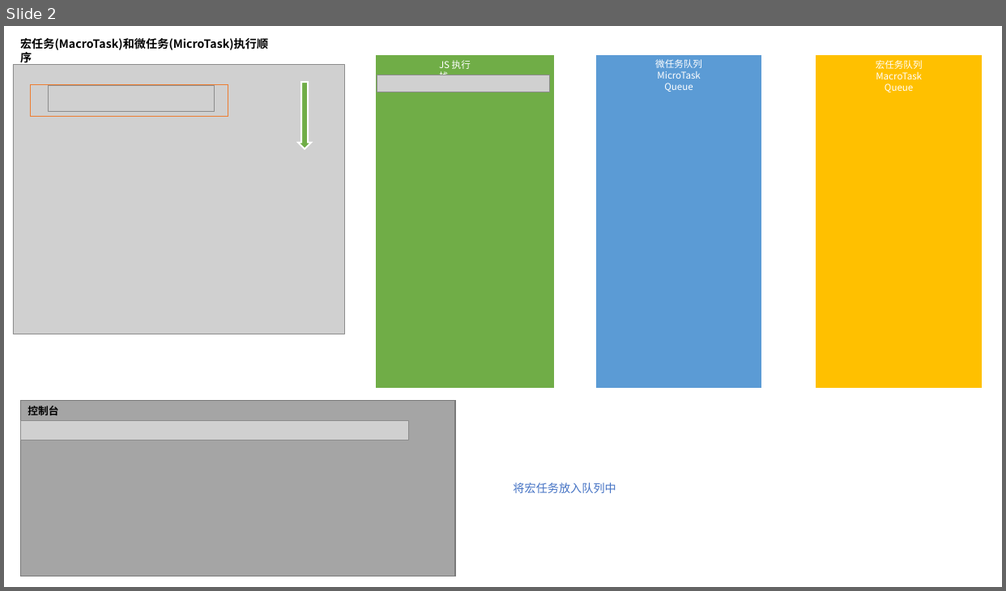
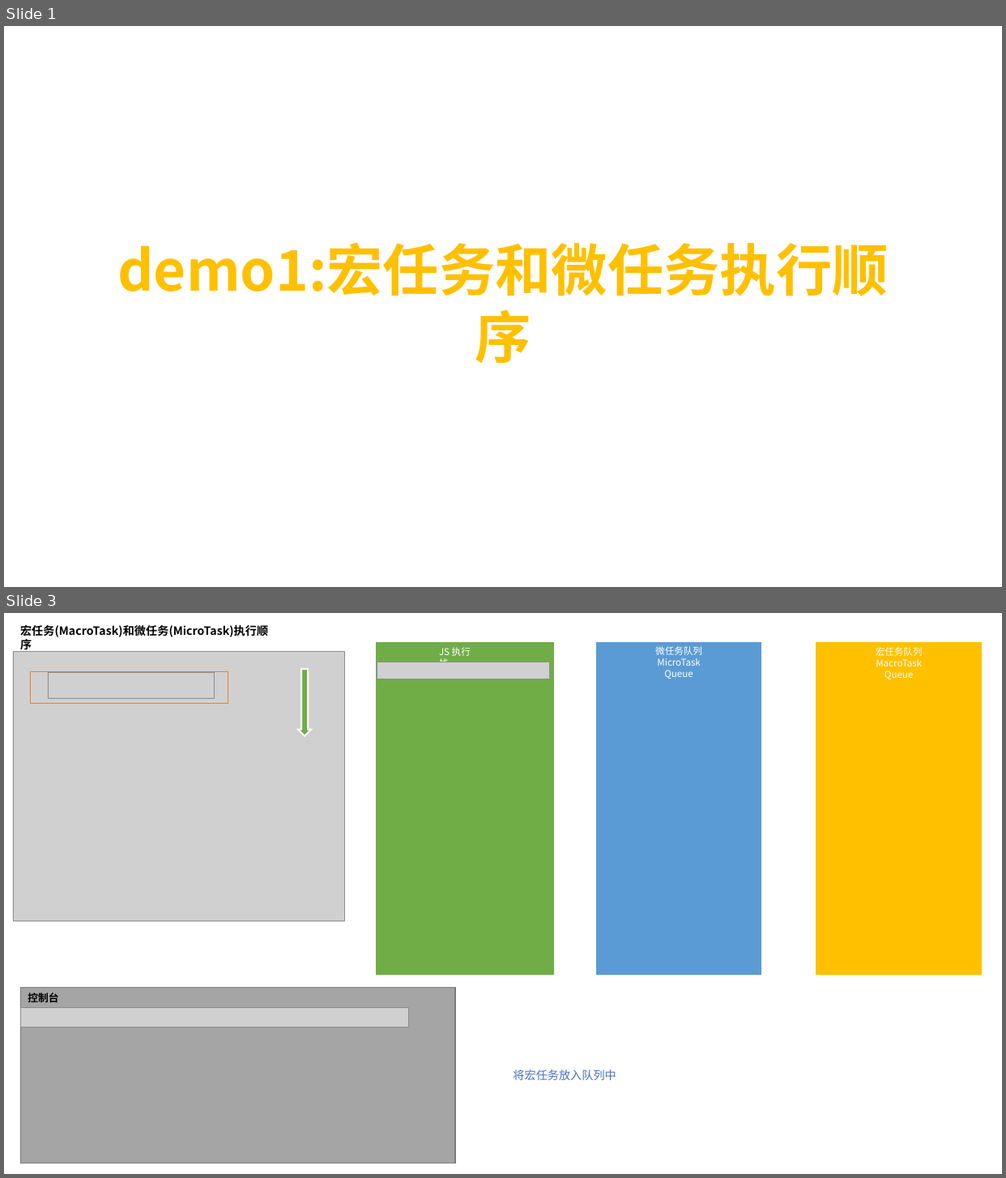
Before and after one commit to Jameswain/blog, a slide deck: 浏览器Event Loop/宏任务(MacroTask)和微任务(MicroTask)执行顺序.pptx. Shown one above the other, each under a label of ours: slide 2 before the commit, slides 1 and 3 after it; the slides between them are not shown. The pictures are 1006x591 and 1006x1178 pixels, drawn with LibreOffice and Linux fonts; fonts in the diff are those of the drawing; grey boxes stand for pictures. Boxes give left, top, right and bottom in pixels: in the first picture for what was removed or moved away, otherwise in the second. Text is boxed around its words. In the diff, an @@ line names an element or a change of style, - is before the commit and + after.

```diff
--- a/浏览器Event Loop/宏任务(MacroTask)和微任务(MicroTask)执行顺序.pptx
+++ b/浏览器Event Loop/宏任务(MacroTask)和微任务(MicroTask)执行顺序.pptx
@@ slide 1 added at bbox=[4, 26, 1002, 587], background #FFFFFF @@
@@ text added at bbox=[117, 242, 888, 297], 54 pt, text #FFC000, bold @@
+demo1:宏任务和微任务执行顺序
@@ what was slide 2 is now slide 3 @@
```
Also in this commit, not shown: 6 slides changed, 44 other slides added, 3 other files.
